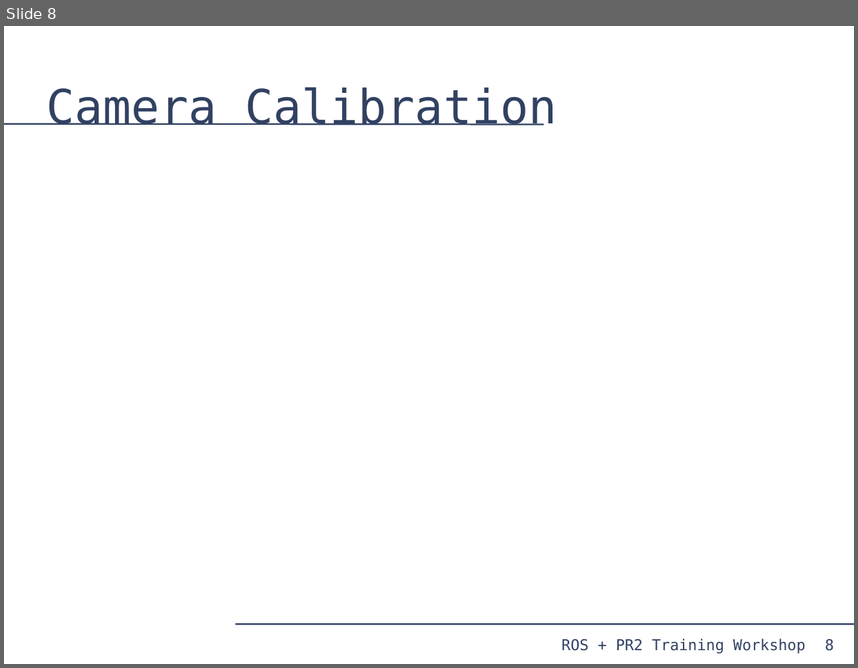
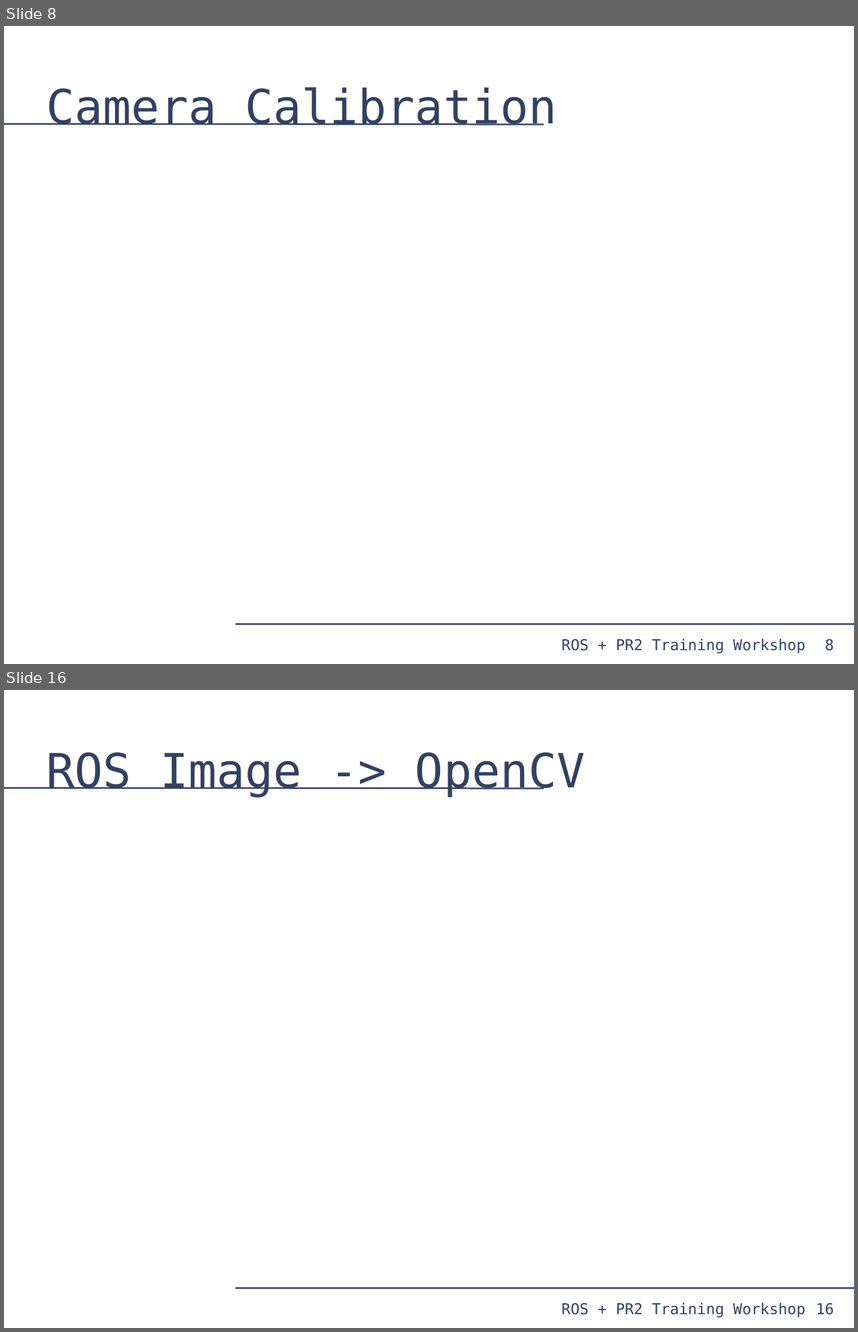
Before and after one commit to PR2/pr2_docs, a slide deck: pr2_training_workshop/processing_camera_data/slides.odp. Shown one above the other, each under a label of ours: slide 8 before the commit, slides 8 and 16 after it; the slides between them are not shown. The pictures are 858x668 and 858x1332 pixels, drawn with LibreOffice and Linux fonts; fonts in the diff are those of the drawing. Boxes give left, top, right and bottom in pixels: in the first picture for what was removed or moved away, otherwise in the second. Text is boxed around its words. In the diff, an @@ line names an element or a change of style, - is before the commit and + after.

```diff
--- a/pr2_training_workshop/processing_camera_data/slides.odp
+++ b/pr2_training_workshop/processing_camera_data/slides.odp
@@ slide 16 added at bbox=[4, 690, 854, 1328], background #FFFFFF; not listed: 4 template elements that a slide beside it also shows @@
@@ title added at bbox=[47, 752, 586, 797], 44 pt, text #314162 @@
+ROS Image -> OpenCV
```
Also in this commit, not shown: 13 slides changed, 3 other slides added, 1 slide removed.
